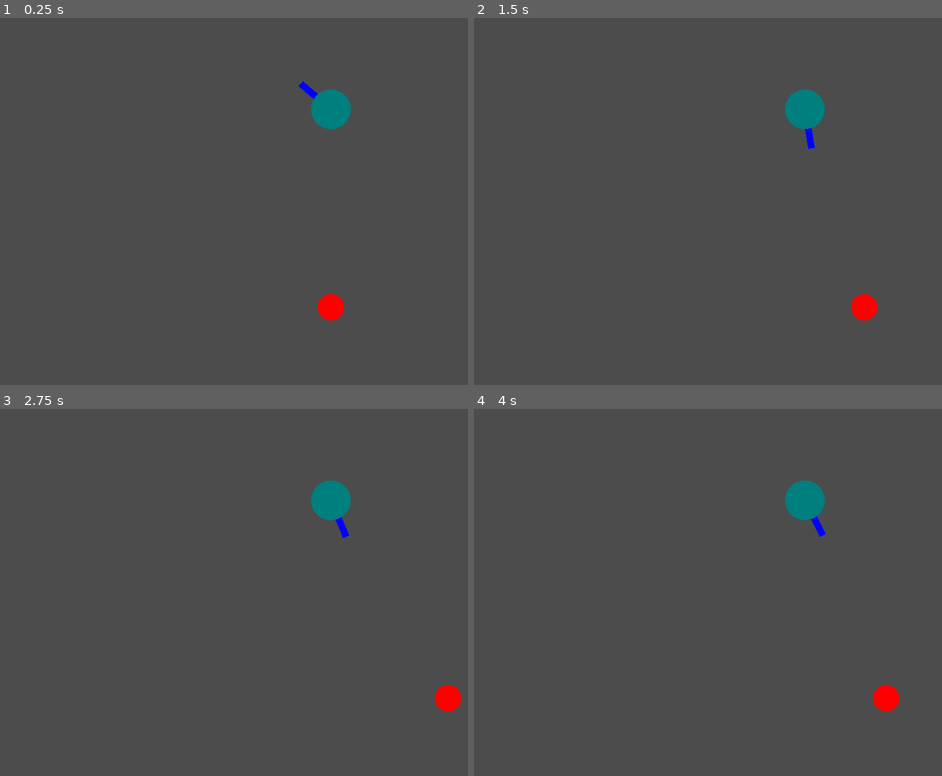
Above: before the commit, frames 1-4 (two rows, left to right).
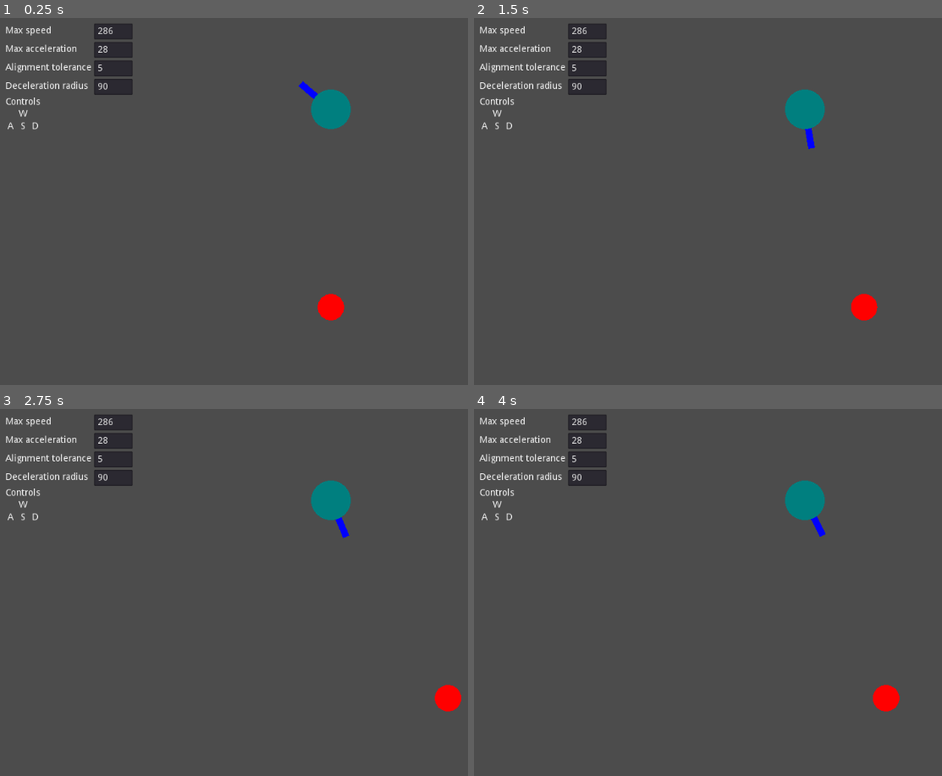
Above: after the commit, the same moments.

Repository: GDQuest/godot-steering-ai-framework
Game: Godot game, scene res://demos/face/Face.tscn
Same seed, same stepped clock (60 frames per second), same inputs: the game is played once before the commit and once after it. The project has no main scene, so this scene is started directly.
Inputs (mouse positions are in pixels of both pictures, inside the frame that each line leads up to):
- Up to frame 1 (0.25 s): no input
- Up to frame 2 (1.5 s): move the mouse to (outside the picture) at 0.52 s; hold D (sf_right) 0.53-1.25 s; click (outside the picture) at 0.67 s; drag from (670, 227) to (768, 285) at 1.27 s
- Up to frame 3 (2.75 s): tap Enter at 2 s; move the mouse to (397, 511) at 2.02 s; hold D (sf_right) from 2.03 s (still down); click (397, 511) at 2.17 s
- Up to frame 4 (4 s): release D (sf_right) at 2.75 s; drag from (768, 676) to (600, 541) at 2.77 s; tap Space at 3.5 s; move the mouse to (outside the picture) at 3.52 s; hold A (sf_left) from 3.53 s (still down); click (outside the picture) at 3.67 s

The runs differ from the first frame. In frame 1, 2.1% of the frame differs, in the area x 1-29%, y 1-31%; in frame 2, 2.1%; in frame 3, 2.1%; in frame 4, 2.1%.

Commit message:
Add GUI to Face demo

Diff:
--- a/project/demos/face/Face.tscn
+++ b/project/demos/face/Face.tscn
@@ -1,8 +1,9 @@
-[gd_scene load_steps=6 format=2]
+[gd_scene load_steps=7 format=2]
 
 [ext_resource path="res://demos/face/Player.gd" type="Script" id=1]
 [ext_resource path="res://demos/face/Turret.gd" type="Script" id=2]
 [ext_resource path="res://demos/face/FaceDemo.gd" type="Script" id=3]
+[ext_resource path="res://demos/face/GUI.tscn" type="PackedScene" id=4]
 
 [sub_resource type="CircleShape2D" id=1]
 radius = 20.0
@@ -15,6 +16,8 @@
 __meta__ = {
 "_editor_description_": "A demo showing the usage of the Face steering behavior."
 }
+
+[node name="GUI" parent="." instance=ExtResource( 4 )]
 
 [node name="Player" type="KinematicBody2D" parent="."]
 position = Vector2( 512, 450 )
--- a/project/demos/face/FaceDemo.gd
+++ b/project/demos/face/FaceDemo.gd
@@ -2,3 +2,33 @@
 
 
 onready var player: = $Player
+onready var _gui: = $GUI
+onready var _turret: = $Turret
+
+
+func _ready() -> void:
+	_gui.connect("align_tolerance_changed", self, "_on_GUI_align_tolerance_changed")
+	_gui.connect("decel_radius_changed", self, "_on_GUI_decel_radius_changed")
+	_gui.connect("max_accel_changed", self, "_on_GUI_max_accel_changed")
+	_gui.connect("max_speed_changed", self, "_on_GUI_max_speed_changed")
+	_turret.setup()
+	_gui.align_tolerance.text = str(int(rad2deg(_turret._face.alignment_tolerance)))
+	_gui.decel_radius.text = str(int(rad2deg(_turret._face.deceleration_radius)))
+	_gui.max_speed.text = str(int(rad2deg(_turret._agent.max_angular_speed)))
+	_gui.max_accel.text = str(int(rad2deg(_turret._agent.max_angular_acceleration)))
+
+
+func _on_GUI_align_tolerance_changed(value: int) -> void:
+	_turret._face.alignment_tolerance = deg2rad(value)
+
+
+func _on_GUI_decel_radius_changed(value: int) -> void:
+	_turret._face.deceleration_radius = deg2rad(value)
+
+
+func _on_GUI_max_accel_changed(value: int) -> void:
+	_turret._agent.max_angular_acceleration = deg2rad(value)
+
+
+func _on_GUI_max_speed_changed(value: int) -> void:
+	_turret._agent.max_angular_speed = deg2rad(value)
--- /dev/null
+++ b/project/demos/face/GUI.gd
@@ -0,0 +1,47 @@
+extends MarginContainer
+
+
+signal max_speed_changed(value)
+signal max_accel_changed(value)
+signal align_tolerance_changed(value)
+signal decel_radius_changed(value)
+
+onready var max_speed: = $Controls/MaxSpeed/LineEdit
+onready var max_accel: = $Controls/MaxAccel/LineEdit
+onready var align_tolerance: = $Controls/AlignmentTolerance/LineEdit
+onready var decel_radius: = $Controls/DecelerationRadius/LineEdit
+
+
+func _ready() -> void:
+	max_speed.connect("text_changed", self, "_on_MaxSpeed_text_changed")
+	max_accel.connect("text_changed", self, "_on_MaxAccel_text_changed")
+	align_tolerance.connect("text_changed", self, "_on_AlignTolerance_text_changed")
+	decel_radius.connect("text_changed", self, "_on_DecelRadius_text_changed")
+
+
+func _unhandled_input(event: InputEvent) -> void:
+	if event is InputEventMouseButton:
+		max_speed.release_focus()
+		max_accel.release_focus()
+		align_tolerance.release_focus()
+		decel_radius.release_focus()
+
+
+func _on_MaxSpeed_text_changed(new_text: String) -> void:
+	if new_text.is_valid_integer():
+		emit_signal("max_speed_changed", int(float(new_text)))
+
+
+func _on_MaxAccel_text_changed(new_text: String) -> void:
+	if new_text.is_valid_integer():
+		emit_signal("max_accel_changed", int(float(new_text)))
+
+
+func _on_AlignTolerance_text_changed(new_text: String) -> void:
+	if new_text.is_valid_integer():
+		emit_signal("align_tolerance_changed", int(float(new_text)))
+
+
+func _on_DecelRadius_text_changed(new_text: String) -> void:
+	if new_text.is_valid_integer():
+		emit_signal("decel_radius_changed", int(float(new_text)))
--- /dev/null
+++ b/project/demos/face/GUI.tscn
@@ -0,0 +1,153 @@
+[gd_scene load_steps=2 format=2]
+
+[ext_resource path="res://demos/face/GUI.gd" type="Script" id=1]
+
+[node name="GUI" type="MarginContainer"]
+anchor_bottom = 1.0
+margin_right = 40.0
+custom_constants/margin_right = 20
+custom_constants/margin_top = 20
+custom_constants/margin_left = 20
+custom_constants/margin_bottom = 20
+script = ExtResource( 1 )
+__meta__ = {
+"_edit_use_anchors_": false
+}
+
+[node name="Controls" type="VBoxContainer" parent="."]
+margin_left = 20.0
+margin_top = 20.0
+margin_right = 212.0
+margin_bottom = 580.0
+
+[node name="MaxSpeed" type="HBoxContainer" parent="Controls"]
+margin_right = 192.0
+margin_bottom = 24.0
+
+[node name="Label" type="Label" parent="Controls/MaxSpeed"]
+margin_top = 4.0
+margin_right = 130.0
+margin_bottom = 19.0
+rect_min_size = Vector2( 130, 15 )
+text = "Max speed"
+
+[node name="LineEdit" type="LineEdit" parent="Controls/MaxSpeed"]
+margin_left = 134.0
+margin_right = 192.0
+margin_bottom = 24.0
+focus_mode = 1
+
+[node name="MaxAccel" type="HBoxContainer" parent="Controls"]
+margin_top = 28.0
+margin_right = 192.0
+margin_bottom = 52.0
+
+[node name="Label" type="Label" parent="Controls/MaxAccel"]
+margin_top = 4.0
+margin_right = 130.0
+margin_bottom = 19.0
+rect_min_size = Vector2( 130, 15 )
+text = "Max acceleration"
+
+[node name="LineEdit" type="LineEdit" parent="Controls/MaxAccel"]
+margin_left = 134.0
+margin_right = 192.0
+margin_bottom = 24.0
+focus_mode = 1
+
+[node name="AlignmentTolerance" type="HBoxContainer" parent="Controls"]
+margin_top = 56.0
+margin_right = 192.0
+margin_bottom = 80.0
+
+[node name="Label" type="Label" parent="Controls/AlignmentTolerance"]
+margin_top = 4.0
+margin_right = 130.0
+margin_bottom = 19.0
+rect_min_size = Vector2( 130, 15 )
+text = "Alignment tolerance"
+
+[node name="LineEdit" type="LineEdit" parent="Controls/AlignmentTolerance"]
+margin_left = 134.0
+margin_right = 192.0
+margin_bottom = 24.0
+focus_mode = 1
+
+[node name="DecelerationRadius" type="HBoxContainer" parent="Controls"]
+margin_top = 84.0
+margin_right = 192.0
+margin_bottom = 108.0
+
+[node name="Label" type="Label" parent="Controls/DecelerationRadius"]
+margin_top = 4.0
+margin_right = 130.0
+margin_bottom = 19.0
+rect_min_size = Vector2( 130, 15 )
+text = "Deceleration radius"
+
+[node name="LineEdit" type="LineEdit" parent="Controls/DecelerationRadius"]
+margin_left = 134.0
+margin_right = 192.0
+margin_bottom = 24.0
+focus_mode = 1
+
+[node name="Help" type="VBoxContainer" parent="Controls"]
+margin_top = 112.0
+margin_right = 192.0
+margin_bottom = 164.0
+
+[node name="Controls" type="Label" parent="Controls/Help"]
+margin_right = 192.0
+margin_bottom = 14.0
+text = "Controls"
+
+[node name="GridContainer" type="GridContainer" parent="Controls/Help"]
+margin_top = 18.0
+margin_right = 192.0
+margin_bottom = 52.0
+columns = 3
+
+[node name="Sep" type="Control" parent="Controls/Help/GridContainer"]
+margin_right = 15.0
+margin_bottom = 15.0
+rect_min_size = Vector2( 15, 15 )
+
+[node name="W" type="Label" parent="Controls/Help/GridContainer"]
+margin_left = 19.0
+margin_right = 34.0
+margin_bottom = 15.0
+rect_min_size = Vector2( 15, 15 )
+text = "W"
+align = 1
+
+[node name="Sep2" type="Control" parent="Controls/Help/GridContainer"]
+margin_left = 38.0
+margin_right = 53.0
+margin_bottom = 15.0
+rect_min_size = Vector2( 15, 15 )
+
+[node name="A" type="Label" parent="Controls/Help/GridContainer"]
+margin_top = 19.0
+margin_right = 15.0
+margin_bottom = 34.0
+rect_min_size = Vector2( 15, 15 )
+text = "A"
+align = 1
+
+[node name="S" type="Label" parent="Controls/Help/GridContainer"]
+margin_left = 19.0
+margin_top = 19.0
+margin_right = 34.0
+margin_bottom = 34.0
+rect_min_size = Vector2( 15, 15 )
+text = "S"
+align = 1
+
+[node name="D" type="Label" parent="Controls/Help/GridContainer"]
+margin_left = 38.0
+margin_top = 19.0
+margin_right = 53.0
+margin_bottom = 34.0
+rect_min_size = Vector2( 15, 15 )
+text = "D"
+align = 1
--- a/project/demos/face/Turret.gd
+++ b/project/demos/face/Turret.gd
@@ -16,9 +16,10 @@
 	draw_circle(Vector2.ZERO, _radius, Color.teal)
 
 
+
 func _physics_process(delta: float) -> void:
 	if not _face:
-		_setup()
+		return
 
 	_accel = _face.calculate_steering(_accel)
 	_angular_velocity += _accel.angular
@@ -33,12 +34,7 @@
 	_update_agent()
 
 
-func _update_agent() -> void:
-	_agent.angular_velocity = _angular_velocity
-	_agent.orientation = rotation
-
-
-func _setup() -> void:
+func setup() -> void:
 	_face = GSTFace.new(_agent, owner.player.agent)
 
 	_face.alignment_tolerance = 0.1
@@ -49,3 +45,8 @@
 	_agent.position = Vector3(global_position.x, global_position.y, 0)
 
 	_update_agent()
+
+
+func _update_agent() -> void:
+	_agent.angular_velocity = _angular_velocity
+	_agent.orientation = rotation
